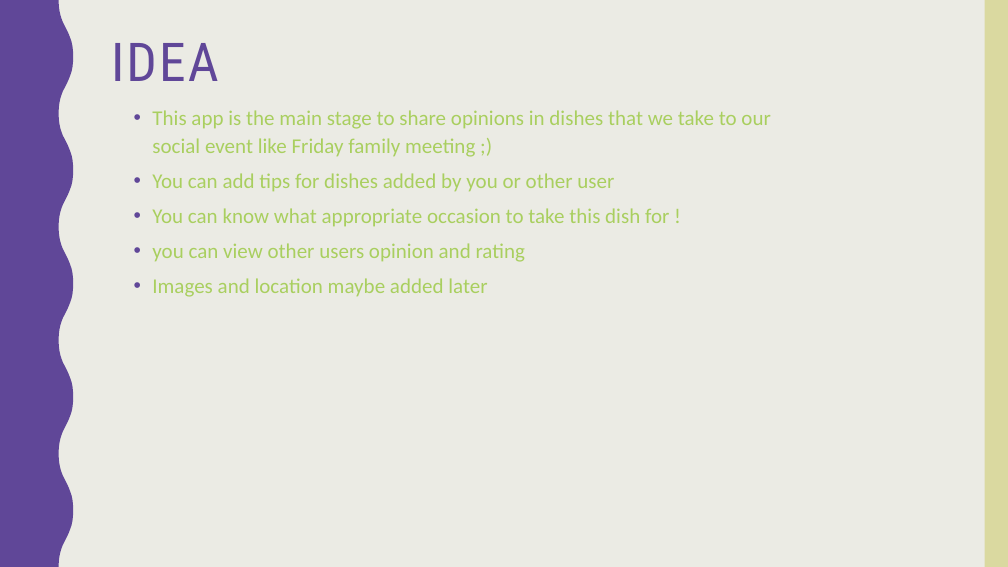
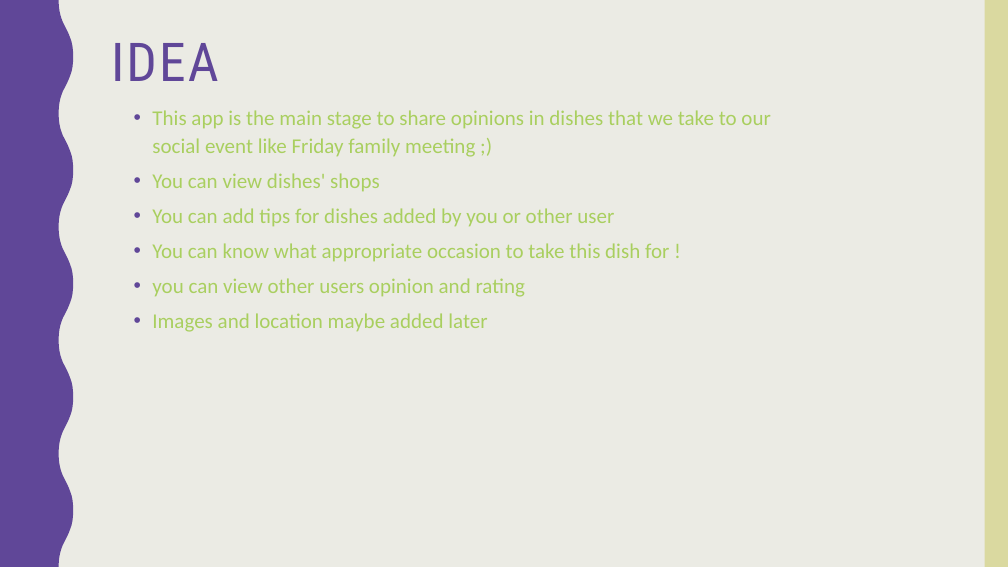
Before and after one commit to norahK/444SWE-Project, a slide deck: slide 2 of Pick a dish app.pptx. Drawn at 1008x567 pixels with LibreOffice and Linux fonts; fonts in the diff are those of the drawing. Boxes give left, top, right and bottom in pixels: in the first picture for what was removed or moved away, otherwise in the second. Text is boxed around its words. In the diff, an @@ line names an element or a change of style, - is before the commit and + after.

```diff
--- a/Pick a dish app.pptx
+++ b/Pick a dish app.pptx
@@ text at [152, 173, 380, 192]: paragraph added @@
+• You can view dishes' shops
```
